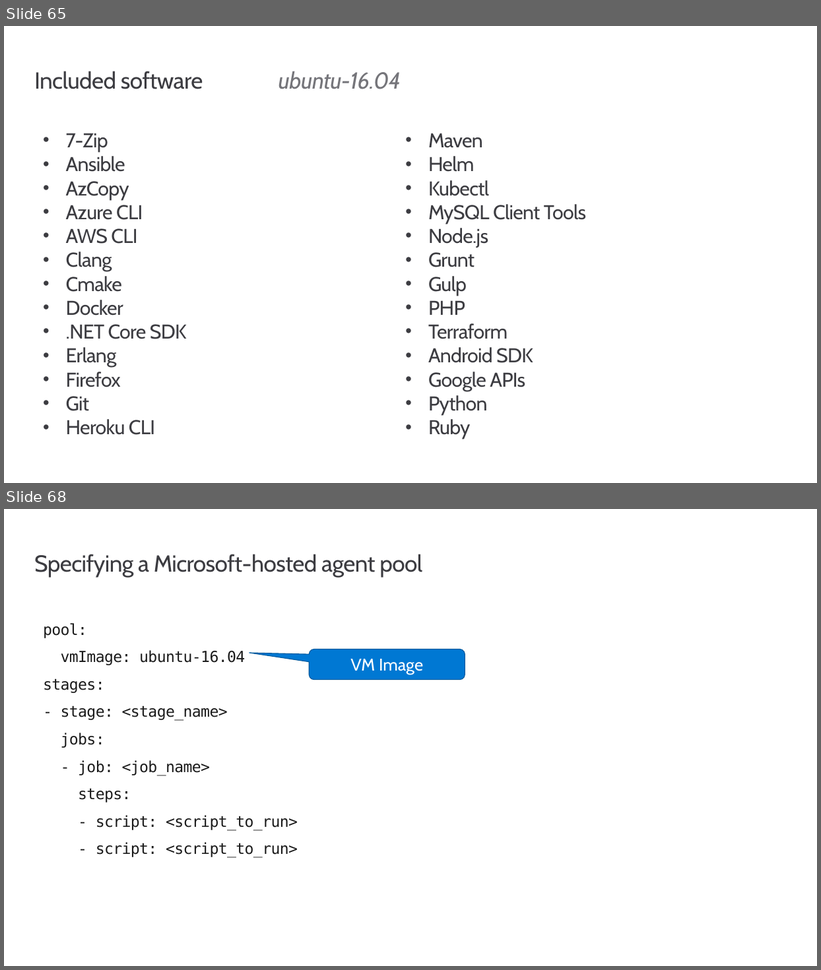
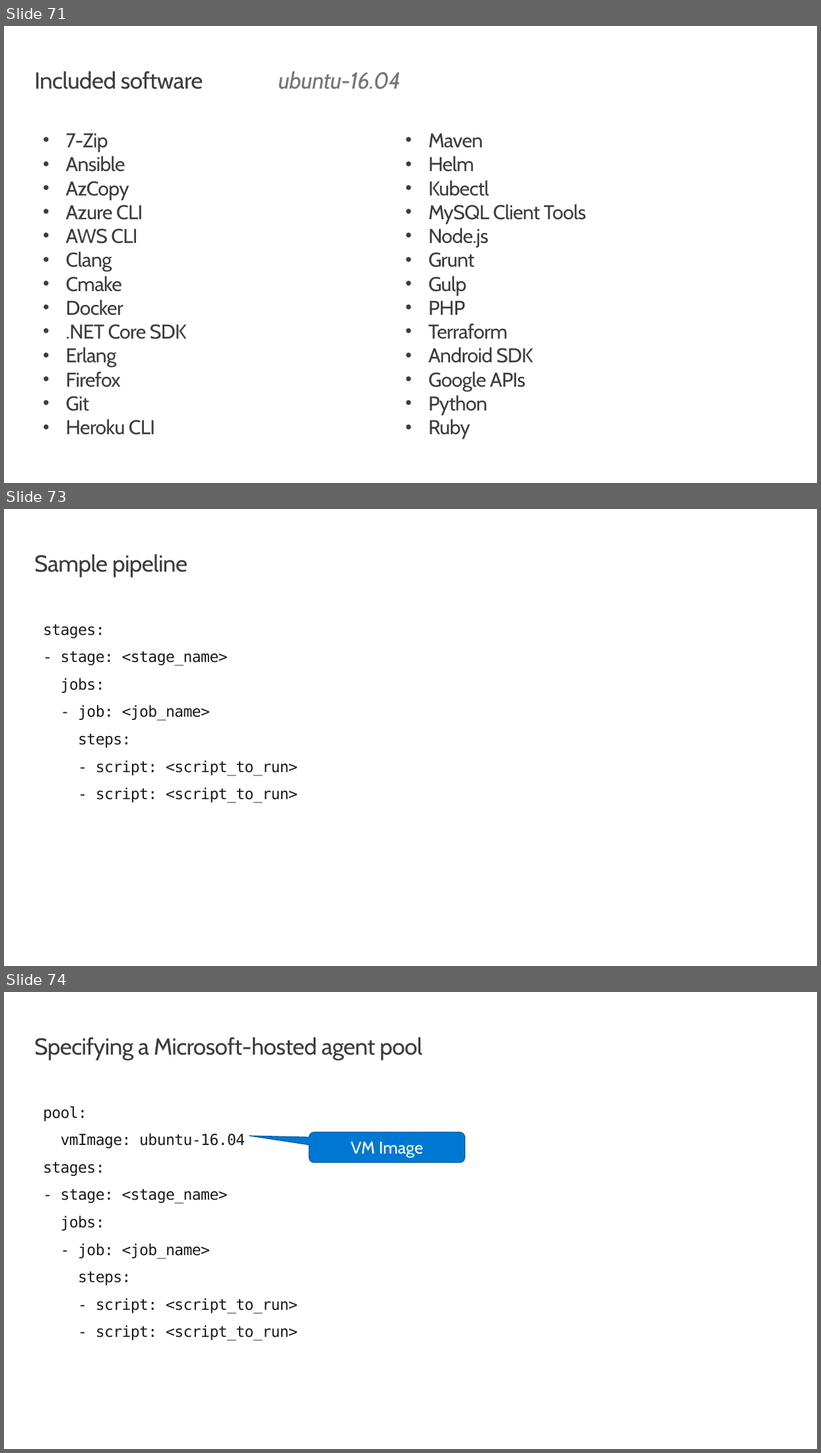
Before and after one commit to msusdev/Azure-pipelines-with-GitHub, a slide deck: Presentations/Introduction to Azure Pipelines/Introduction to Azure Pipelines.pptx. Shown one above the other, each under a label of ours: slides 65 and 68 before the commit, slides 71, 73 and 74 after it; the slides between them are not shown. The pictures are 821x970 and 821x1453 pixels, drawn with LibreOffice and Linux fonts; fonts in the diff are those of the drawing; background and template pictures are left out. Boxes give left, top, right and bottom in pixels: in the first picture for what was removed or moved away, otherwise in the second. Text is boxed around its words. In the diff, an @@ line names an element or a change of style, - is before the commit and + after.

```diff
--- a/Presentations/Introduction to Azure Pipelines/Introduction to Azure Pipelines.pptx
+++ b/Presentations/Introduction to Azure Pipelines/Introduction to Azure Pipelines.pptx
@@ slide 73 added at bbox=[4, 509, 817, 966], background #FFFFFF @@
@@ title added at bbox=[34, 554, 187, 578], 27.4 pt, text #3C3C41 @@
+Sample pipeline
@@ text added at bbox=[43, 624, 298, 803], 18 pt, text #1A1A1A @@
+stages:
+- stage: <stage_name>
+jobs:
+- job: <job_name>
+steps:
+- script: <script_to_run>
+- script: <script_to_run>
@@ what was slide 65 is now slide 71 @@
@@ what was slide 68 is now slide 74 @@
```
Also in this commit, not shown: 7 slides changed, 5 other slides added.
